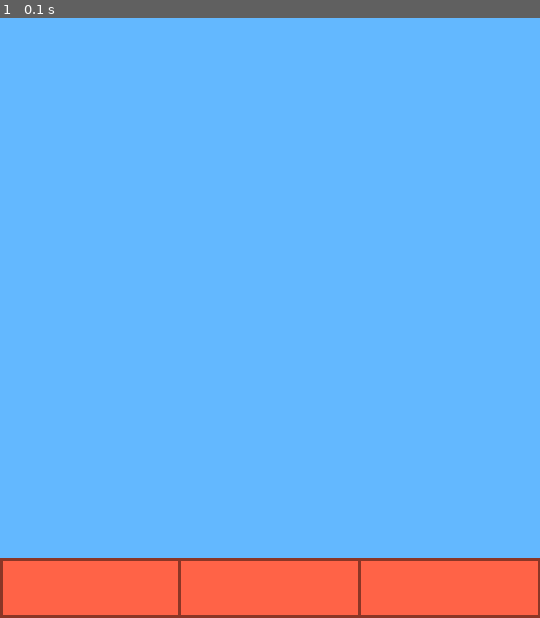
Above: before the commit, frame 1.
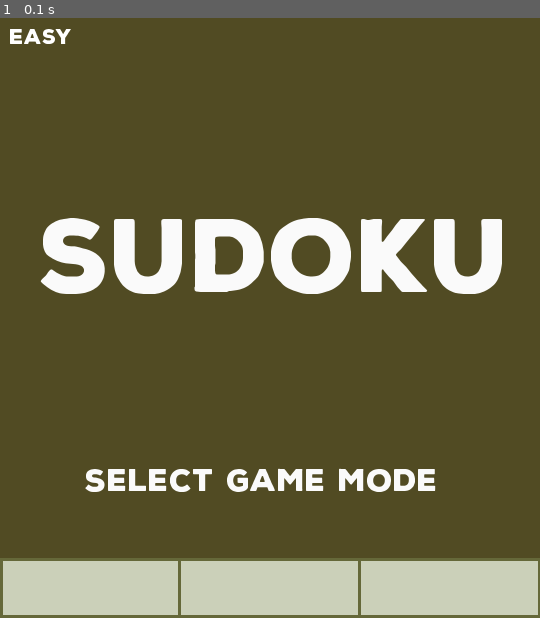
Above: after the commit, the same moment.

Repository: kai-kawasaki/sudoku_project
Game: pygame game, started from pygamesstuff.py
Same seed, same stepped clock (60 frames per second), same inputs: the game is played once before the commit and once after it.
Inputs:
- Up to frame 1 (0.1 s): no input

The runs differ from the first frame. In frame 1, 100% of the frame differs, in the area x 0-100%, y 0-100%.

Commit message:
pygame start

Diff:
--- a/pygamesstuff.py
+++ b/pygamesstuff.py
@@ -1,7 +1,10 @@
 import pygame, sys
+import pygame.freetype
 
 # pygame setup
-dim = (540, 600)
+WIDTH = 540
+HEIGHT = 600
+dim = (WIDTH, HEIGHT)
 pygame.init()
 screen = pygame.display.set_mode(dim)
 clock = pygame.time.Clock()
@@ -20,23 +23,52 @@
         if event.type == pygame.QUIT:
             running = False
 
-    # fill the screen with a color to wipe away anything from last frame
-    screen.fill("steelblue1")
-
     game_screen = 0
 
-    if (game_screen == 0):
-        pygame.draw.rect(screen, "tomato", pygame.Rect(0, 540, 599, 60))
+    #colors
+    dark_moss = (81, 75, 35)
+    moss = (101, 104, 57)
+    sage = (203, 201, 173)
+    ash = (203, 208,185)
+    mist = (189, 219, 208)
+    white = (250, 250, 250)
+
+    # fill the screen with a color to wipe away anything from last frame
+    screen.fill(dark_moss)
+
+    if (game_screen == 0): # title
+        pygame.draw.rect(screen, ash, pygame.Rect(0, 540, 599, 60))
 
 
-        pygame.draw.rect(screen, "tomato4", pygame.Rect(0, 540, 599, 60), width=3)
-        pygame.draw.line(screen, "tomato4", (179,540), (179, 599),width=3)
-        pygame.draw.line(screen, "tomato4", (359,540), (359, 599),width=3)
-        pygame.draw.line(screen, "tomato4", (539,540), (539, 599),width=3)
+        pygame.draw.rect(screen, moss, pygame.Rect(0, 540, 599, 60), width=3)
+        pygame.draw.line(screen, moss, (179,540), (179, 599),width=3)
+        pygame.draw.line(screen, moss, (359,540), (359, 599),width=3)
+        pygame.draw.line(screen, moss, (539,540), (539, 599),width=3)
+
+        # text
+        title_font = pygame.freetype.Font("NexaRustSans-Black.ttf", 100)
+        title_surface, rect = title_font.render("SUDOKU", white)
+        screen.blit(title_surface, (40, 200))
+
+        title_font2 = pygame.freetype.Font("NexaRustSans-Black.ttf", 30)
+        button_font = pygame.freetype.Font("NexaRustSans-Black.ttf", 20)
+
+        title_surface2, rect = title_font2.render("Select Game Mode", white)
+        center=(WIDTH // 2, HEIGHT // 2)
+        screen.blit(title_surface2, (85, 450))
+
+        # Initialize buttons.
+        easy_text = button_font.render("Easy", (255, 255, 255))
+        medium_text = button_font.render("Medium", (255, 255, 255))
+        hard_text = button_font.render("Hard", (255, 255, 255))
+
+        easy_surface, rect = easy_text
+        screen.blit(easy_surface, (10, 10))
+
 
         pass
 
-    elif (game_screen == 1):
+    elif (game_screen == 1): # main
         pygame.draw.rect(screen, "tomato", pygame.Rect(0, 540, 599, 60))
         pygame.draw.rect(screen, "tomato4", pygame.Rect(0, 540, 599, 60), width=3)
         pygame.draw.line(screen, "tomato4", (179,540), (179, 599),width=3)
--- a/sudoku.py
+++ b/sudoku.py
@@ -4,7 +4,7 @@
 
 
 def main():
-    generate_sudoku(9, 30)
+    board = generate_sudoku(9, 30)
 
 
 if __name__ == "__main__":
Binary file added: NexaRustSans-Black.ttf
Binary file added: Roboto-Bold.ttf
